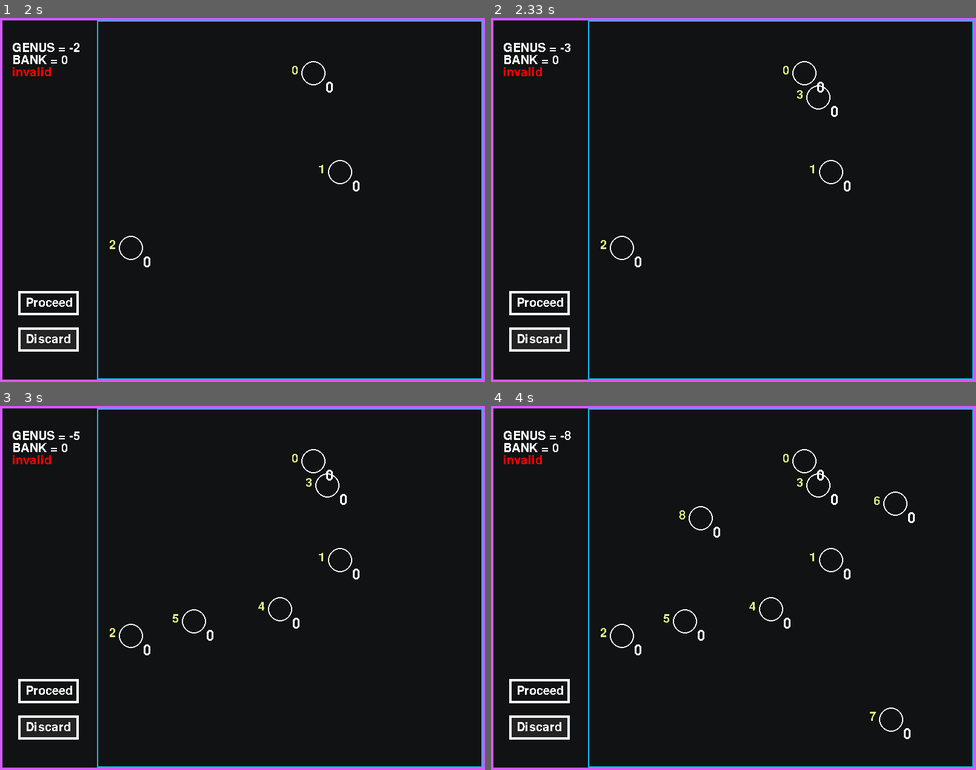
Above: before the commit, frames 1-4 (two rows, left to right).
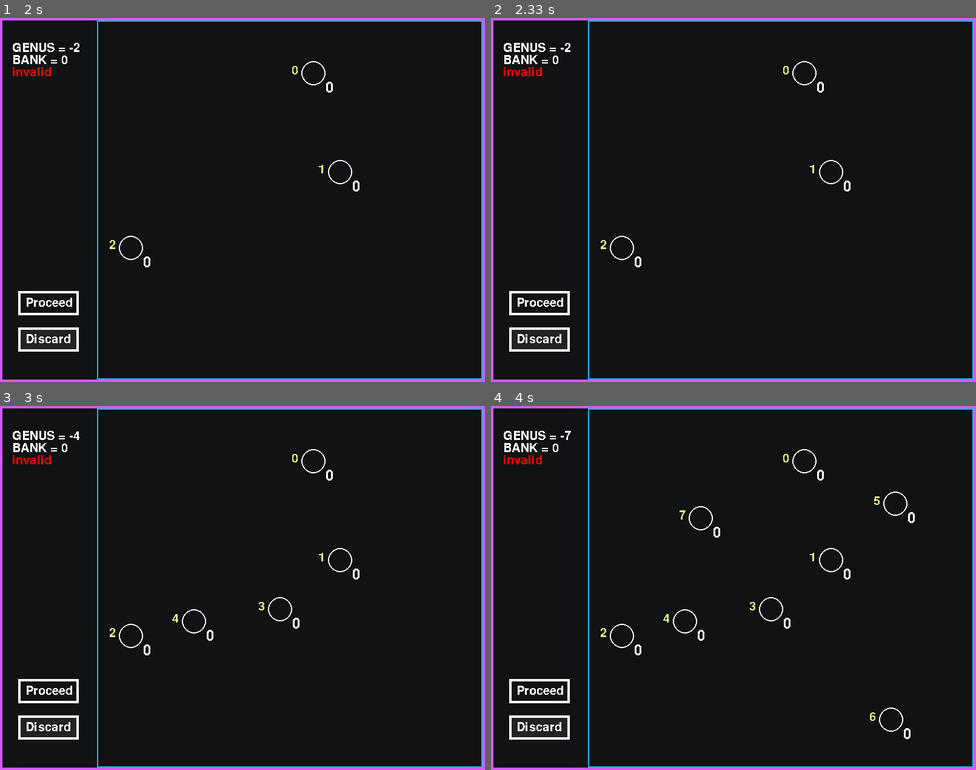
Above: after the commit, the same moments.

Repository: rayannott/dollargame
Game: pygame game, started from Gui.py
Two runs of this game, one before a commit and one after it. Both use one fixed random seed, a clock stepped at 60 frames per second and the inputs below.
Inputs (mouse positions are in pixels of both pictures, inside the frame that each line leads up to):
- Up to frame 1 (2 s): click "CREATE" at 0.38 s; click (315, 72) at 0.72 s; press the mouse at (315, 72) at 1.03 s; move the mouse to (261, 141) at 1.13 s; release the mouse at (208, 214) at 1.27 s; click (339, 170) at 1.38 s; click (130, 247) at 1.72 s
- Up to frame 2 (2.33 s): click (820, 98) at 2.05 s
- Up to frame 3 (3 s): click (281, 609) at 2.38 s; click (194, 620) at 2.72 s
- Up to frame 4 (4 s): click (893, 504) at 3.05 s; click (888, 719) at 3.38 s; click (699, 518) at 3.72 s

Frame 1 is identical in both runs. In frame 2, less than 0.1% of the frame differs, in the area x 15-72%, y 6-28%; in frame 3, 0.1%; in frame 4, 0.2%, in the area x 15-81%, y 6-87%.

Commit message:
added coloured lines in the sandbox; removed nodes' overcrowding

Diff:
--- a/Graph.py
+++ b/Graph.py
@@ -190,11 +190,10 @@
     return best_so_far, min_num_of_moves
 
 def show_instruction(moves):
-    arrows = ['->', '<-']
     tmp = []
     for node, move in moves.items():
         if move > 0:
-            tmp.append(f'{node}<-({abs(move)})')
+            tmp.append(f'{node}←({abs(move)})')
         elif move < 0:
-            tmp.append(f'{node}->({abs(move)})')
+            tmp.append(f'{node}→({abs(move)})')
     return tmp
--- a/Gui.py
+++ b/Gui.py
@@ -1,5 +1,4 @@
 import json
-from numpy import min_scalar_type
 import pygame
 from Graph import DGGraph, load_game, generate_game, find_best, show_instruction
 from utils import *
@@ -37,7 +36,8 @@
 def display_prev_stats(game_number, best=None):
     if not best is None:
         screen.blit(my_font.render(f'Best = {best}', False, GREEN), (20, 130))
-    screen.blit(my_font.render(f'Game #{game_number}', False, GREEN), (20, 110))
+    dots = '...'
+    screen.blit(my_font.render(f'Game #{game_number if game_number is not None else dots}', False, GREEN), (20, 110))
 
 
 def display_labels(G, sandbox, num_moves=None, y_shift_genus_bank=False):
@@ -83,6 +83,8 @@
 def SandboxWindow():
     pygame.display.set_caption('Game creation')
     running = True
+    holding_down = False
+    down_bool = False
     field_rect = pygame.Rect((WIDTH*0.2, 4), (WIDTH*0.8-4, HEIGHT-8))
 
     G = DGGraph()
@@ -99,8 +101,10 @@
         for event in pygame.event.get():
             if event.type == pygame.MOUSEBUTTONDOWN:
                 down = pygame.mouse.get_pos()
-                # print(down)
+                holding_down = True
+                down_bool, node_down = mouse_on_node(G, down)
             elif event.type == pygame.MOUSEBUTTONUP:
+                holding_down = False
                 up = pygame.mouse.get_pos()
                 if not field_rect.collidepoint(up):
                     if btn_proceed.hovering(up):
@@ -121,23 +125,36 @@
                     elif down_bool:
                         if up_bool:
                             if node_down == node_up:
-                                remove_node(G, node_down)
+                                remove_node(G, node_up)
                             else:
                                 if (node_down, node_up) in G.edges:
                                     remove_edge(G, node_down, node_up)
                                 else:
                                     create_edge(G, node_down, node_up)
                     else:
-                        if dist(down, up) < 20:
+                        if dist(down, up) < 20 and far_enough_from_nodes(G, down):
                             create_node(G, next(cnt), down)
-
             elif event.type == pygame.QUIT:
                 running = False
+
+        display_labels(G, sandbox=True)
+        display_nodes_edges(G)
+
+        # aesthetics (when drawing edges)
+        if holding_down:
+            pos = pygame.mouse.get_pos()
+            if down_bool:
+                hovering_node_bool, hovering_node_number = mouse_on_node(G, pos)
+                if hovering_node_bool:
+                    color = RED if (node_down, hovering_node_number) in G.edges else (120, 205, 0)
+                    pygame.draw.line(screen, color,
+                                    G.nodes[node_down]['pos'], G.nodes[hovering_node_number]['pos'], 2)
+                else:
+                    pygame.draw.line(screen, (150, 150, 150), G.nodes[node_down]['pos'], pos, 2)
+
         btn_proceed.is_active = is_game_valid(G)
         btn_proceed.draw(screen, my_font)
         btn_discard.draw(screen, my_font)
-        display_labels(G, sandbox=True)
-        display_nodes_edges(G)
 
         # hover tooltips
         mouse = pygame.mouse.get_pos()
@@ -312,6 +329,7 @@
     btn_best = Button(topleft=(30, 390), size=(100, 40), text='Best', is_active=OPTIONS['show_best_possible'])
     btn_save = Button(topleft=(30, 450), size=(100, 40), text='Save')
     btn_back = Button(topleft=(30, 510), size=(100, 40), text='Back')
+    hover = HoverTooltip(objects=[btn_best, btn_save, btn_back])
 
     if filename is None:
         # in case the filename is so far unknown
@@ -327,14 +345,12 @@
             best = min([len(play['moves']) for play in dat['plays']])
         else:
             best = None
+
     print(f'Game #{val} is started')
-    # TODO: output best existing solution's instruction
-
     running_game = True
     is_victory = False
     only_once = True
     show_best_moves = False
-
     moves = []
     g_not_solved = deepcopy(g) # what the fuck is a deepcopy????
 
--- a/utils.py
+++ b/utils.py
@@ -177,3 +177,10 @@
 
 def decrease_value(G, node):
     G.change_value(node, increase=False)
+
+def far_enough_from_nodes(G, release_pos):
+    # to avoid overcrowding :)
+    for node in G.nodes:
+        if dist(release_pos, G.nodes[node]['pos']) < 80:
+            return False
+    return True
Not shown, changed: dollar_game_RL.ipynb
